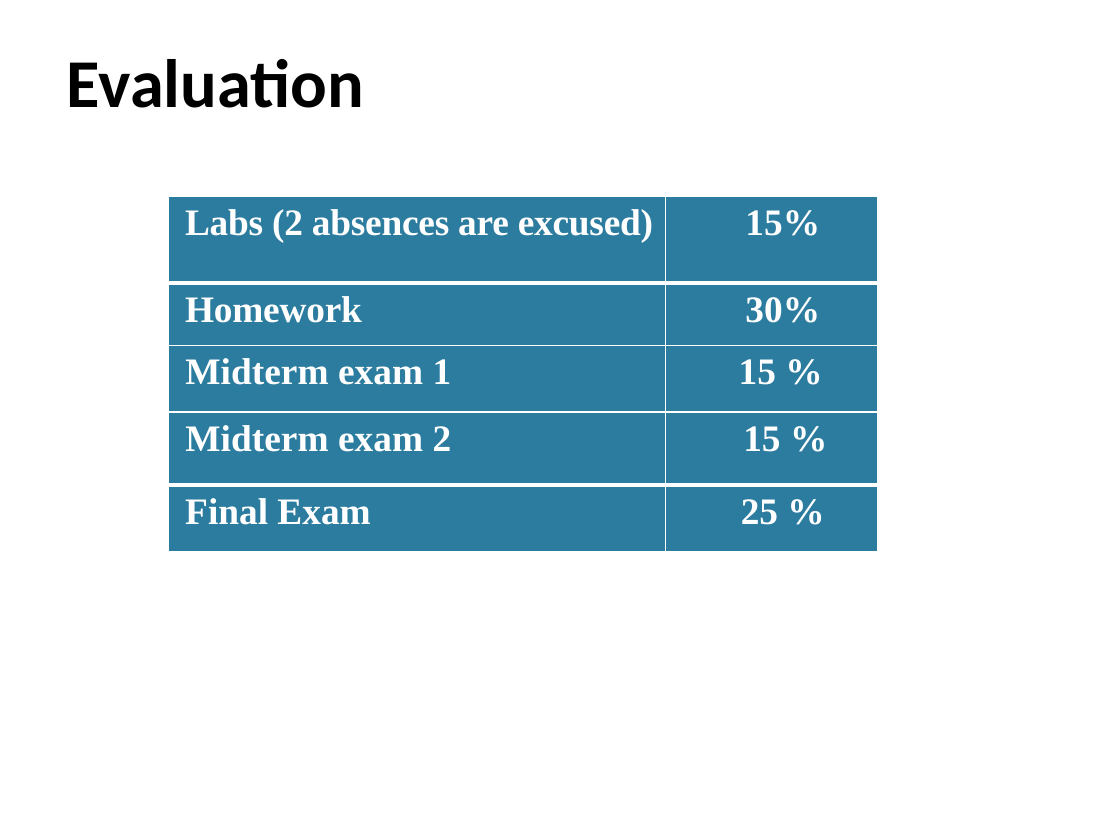
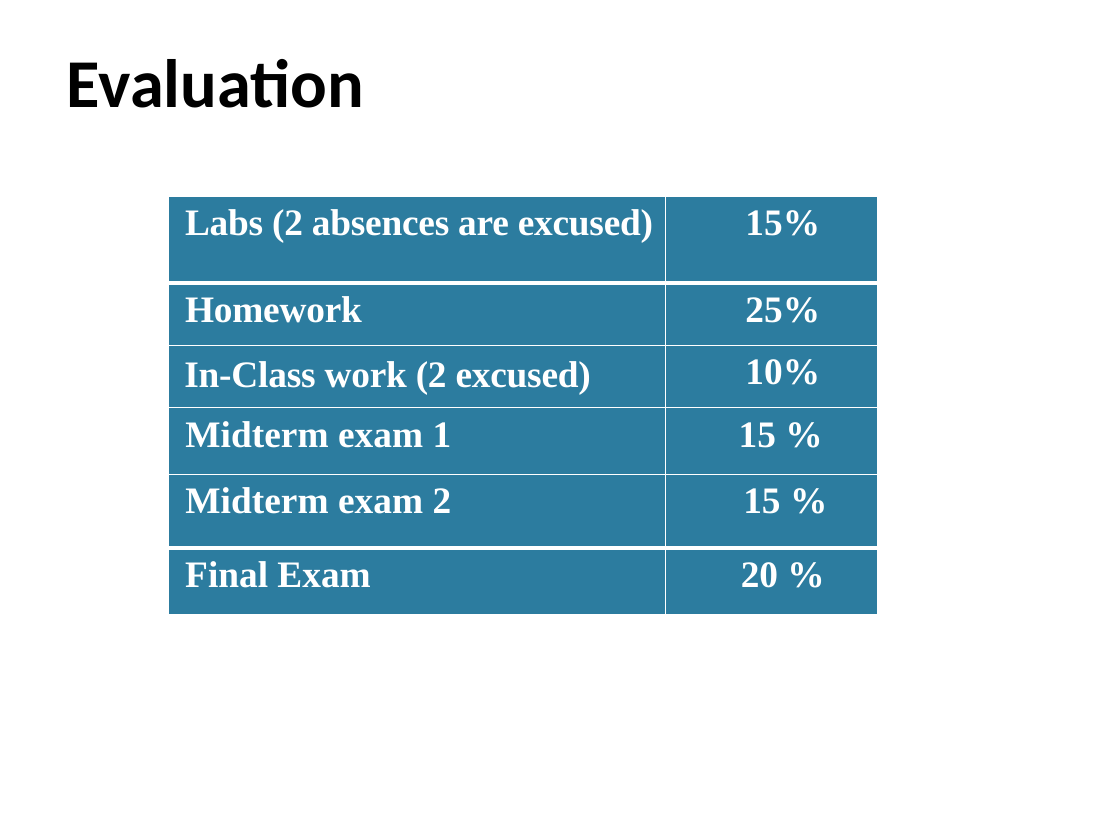
Before and after one commit to pdownen/pdownen.github.io, a slide deck: slide 3 of courses/26F/Assembly/notes/01a_intro.pptx. Drawn at 1120x840 pixels with LibreOffice and Linux fonts; fonts in the diff are those of the drawing; background and template pictures are left out. Boxes give left, top, right and bottom in pixels: in the first picture for what was removed or moved away, otherwise in the second. Text is boxed around its words. In the diff, an @@ line names an element or a change of style, - is before the commit and + after.

```diff
--- a/courses/26F/Assembly/notes/01a_intro.pptx
+++ b/courses/26F/Assembly/notes/01a_intro.pptx
@@ table at [168,196,877,615] @@
-row 2: Homework | 30%
+row 2: Homework | 25%
+row 3: In-Class work (2 excused) | 10%
-row 6, column 2: 25 %
+row 6, column 2: 20 %
```
Also in this commit, not shown: 3 other slides changed.
